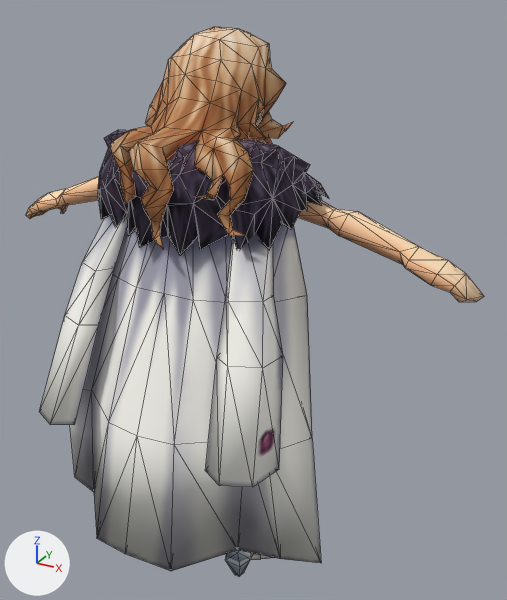
Two versions of the glTF model ytavatar/client/assets/monsters/models/ct0024.glb, one commit apart.
One viewpoint serves both versions: a 50 mm lens placed at (1.028, -1.686, 1.823), pointed at (0.169, -0.125, 1.043). Lighting does not change. The marker at lower left points along +X, +Y and +Z. The older version comes first. Mesh edges are drawn as thin lines. Vertices at exactly the same position are counted once.

The first picture shows 'avatar'.
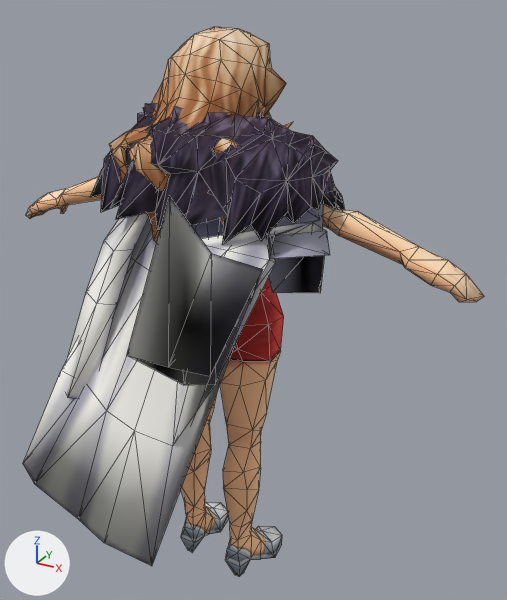
What changed in the scene script:
```text
Change me_monster_mesh:
    used by ob_avatar; location = (0.0, 0.0, 0.0)
    remove me_monster_mesh.from_pydata(...)  # 970 vertices, 1732 faces; spans x -0.76..0.76, y -0.55..0.15, z 0.0..1.74
    add me_monster_mesh.from_pydata(...)  # 970 vertices, 1732 faces; spans x -0.76..0.76, y -0.76..0.15, z 0.0..1.74
    me_monster_mesh part 1: the loose piece of 150 vertices spanning x -0.35..0.35, y -0.32..0.07, z 1.21..1.49 is multiplied about its middle by the matrix ((0.997, 0.051, 0.085), (-0.057, 1.192, 0.681), (-0.048, -0.365, 0.959)), then moved by (0.05, 0.01, 0.03)
    me_monster_mesh part 2: 85 of 970 vertices moved; they spanned x -0.45..0.45, y -0.55..-0.07, z 0.31..1.37 and now span x -0.42..0.43, y -0.76..0.0, z 0.49..1.42; mean shift (0.05, -0.02, 0.15); largest move (0.45, -0.23, 0.31) -> (0.16, -0.48, 1.42)
```

Location of each change, [x1, y1, x2, y2] in pixels of the pictures (507 x 600 px; the box of a moved part takes in the faces that stretch with it):
'avatar', reshaped: before [26, 27, 484, 576]; after [23, 27, 484, 576]
part 1 of me_monster_mesh, moved or reshaped: before [98, 130, 329, 255]; after [91, 103, 345, 245]
part 2 of me_monster_mesh, moved or reshaped: before [39, 215, 321, 571]; after [23, 196, 330, 566]
